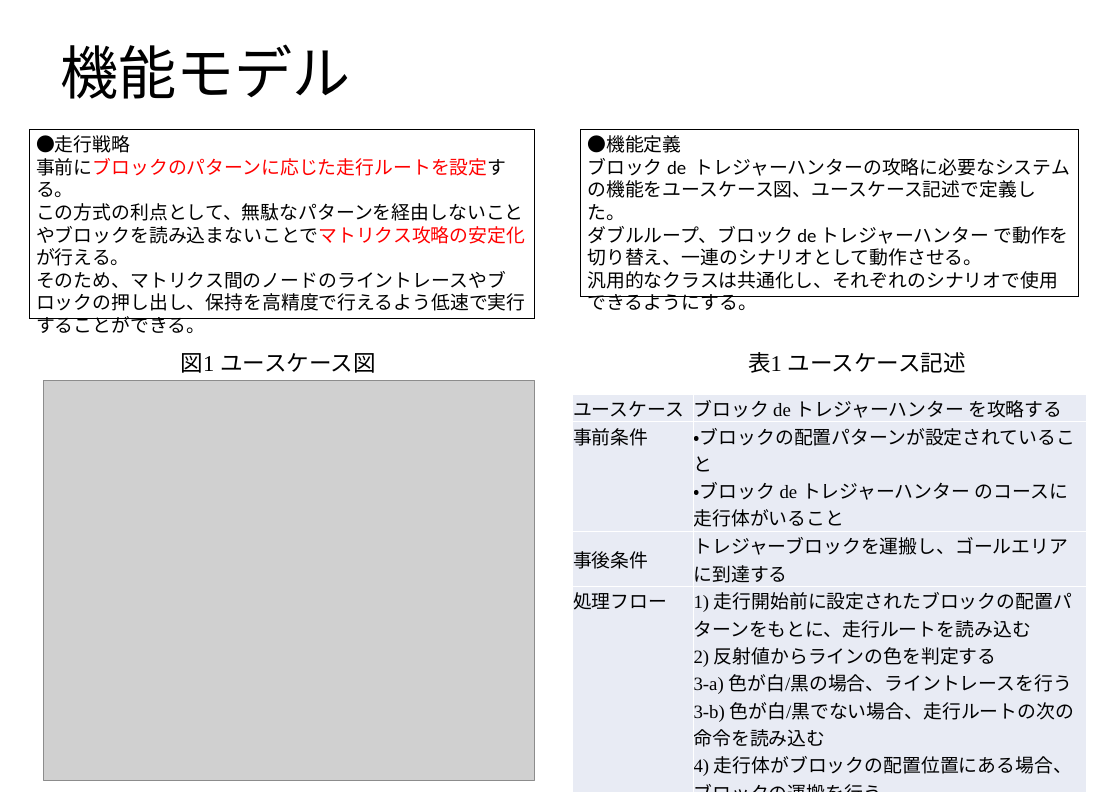
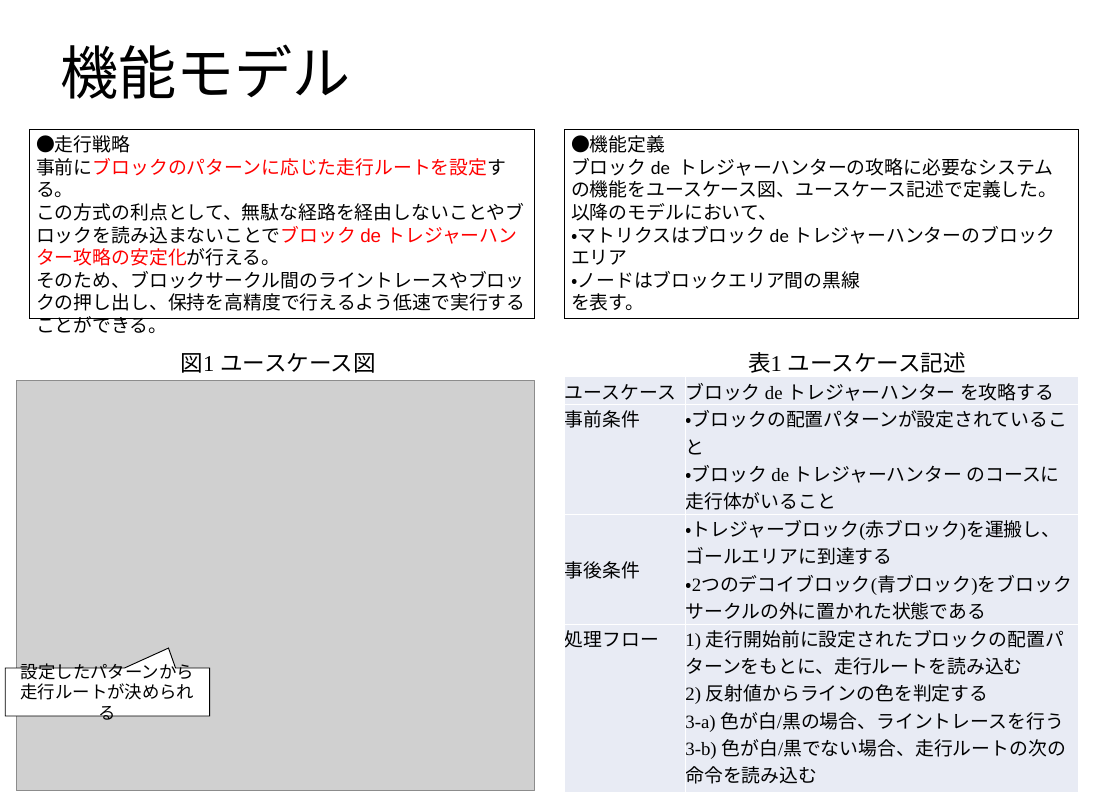
Before and after one commit to SSS-etrobo-2023/master, a slide deck: slide 2 of document/PRI_040_RWKYI.pptx. Drawn at 1120x792 pixels with LibreOffice and Linux fonts; fonts in the diff are those of the drawing; grey boxes stand for pictures. Boxes give left, top, right and bottom in pixels: in the first picture for what was removed or moved away, otherwise in the second. Text is boxed around its words. In the diff, an @@ line names an element or a change of style, - is before the commit and + after.

Commit message:
モデル図 マージ_3

```diff
--- a/document/PRI_040_RWKYI.pptx
+++ b/document/PRI_040_RWKYI.pptx
@@ text in rectangle at <box>36,135,526,311</box>: text changed @@
-●走行戦略
-事前にブロックのパターンに応じた走行ルートを設定する。
-この方式の利点として、無駄なパターンを経由しないことやブロックを読み込まないことでマトリクス攻略の安定化が行える。
-そのため、マトリクス間のノードのライントレースやブロックの押し出し、保持を高精度で行えるよう低速で実行することができる。
+●走行戦略
+事前にブロックのパターンに応じた走行ルートを設定する。
+この方式の利点として、無駄な経路を経由しないことやブロックを読み込まないことでブロック de トレジャーハンター攻略の安定化が行える。
+そのため、ブロックサークル間のライントレースやブロックの押し出し、保持を高精度で行えるよう低速で実行することができる。
@@ rectangle "●機能定義 ブロック de トレジャーハンターの攻略に必要なシステムの機能をユースケース図、ユースケース記述で定義した。 ...": place and size @@
-rectangle "●機能定義 ブロック de トレジャーハンターの攻略に必要なシステムの機能をユースケース図、ユースケース記述で定義した。 ..." at <box>581,129,1078,296</box>
+rectangle "●機能定義 ブロック de トレジャーハンターの攻略に必要なシステムの機能をユースケース図、ユースケース記述で定義した。 ..." at <box>564,129,1078,318</box>
@@ text in rectangle at <box>571,135,1057,311</box>: text changed @@
-●機能定義
-ブロック de トレジャーハンターの攻略に必要なシステムの機能をユースケース図、ユースケース記述で定義した。
-ダブルループ、ブロック de トレジャーハンター で動作を切り替え、一連のシナリオとして動作させる。
-汎用的なクラスは共通化し、それぞれのシナリオで使用できるようにする。
+●機能定義
+ブロック de トレジャーハンターの攻略に必要なシステムの機能をユースケース図、ユースケース記述で定義した。
+以降のモデルにおいて、
+・マトリクスはブロック de トレジャーハンターのブロックエリア
+・ノードはブロックエリア間の黒線
+を表す。
@@ picture: place and size @@
-picture at <box>43,380,535,781</box>
+picture at <box>16,380,535,791</box>
@@ table at <box>564,377,1078,788</box> @@
-row 3, column 2: トレジャーブロックを運搬し、ゴールエリアに到達する
+row 3, column 2: ・トレジャーブロック(赤ブロック)を運搬し、ゴールエリアに到達する ・2つのデコイブロック(青ブロック)をブロックサークルの外に置かれた状態である
@@ table: place and size @@
-table at <box>573,394,1086,780</box>
+table at <box>564,377,1078,788</box>
@@ speech box added at <box>5,668,210,716</box>, fill #FFFFFF, outline #000000 1 pt, 18.4 pt, text #000000 @@
+設定したパターンから
+走行ルートが決められる
```
Also in this commit, not shown: 4 other slides changed.
